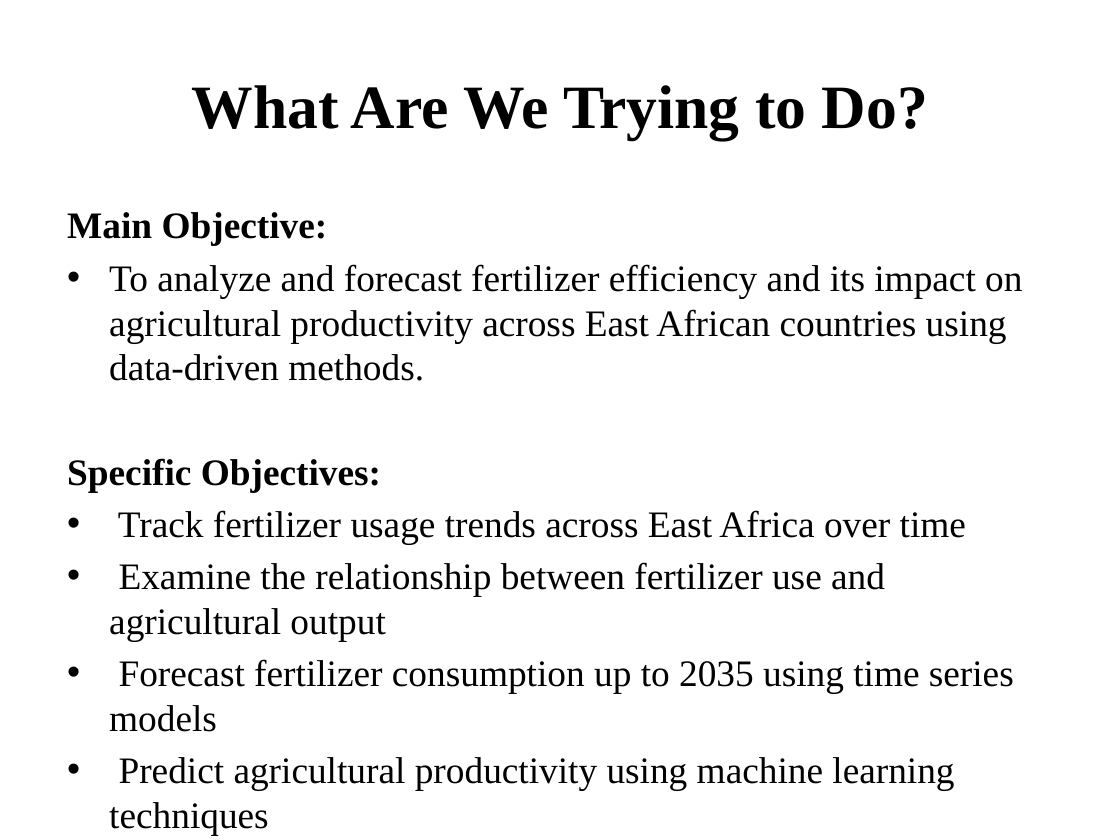
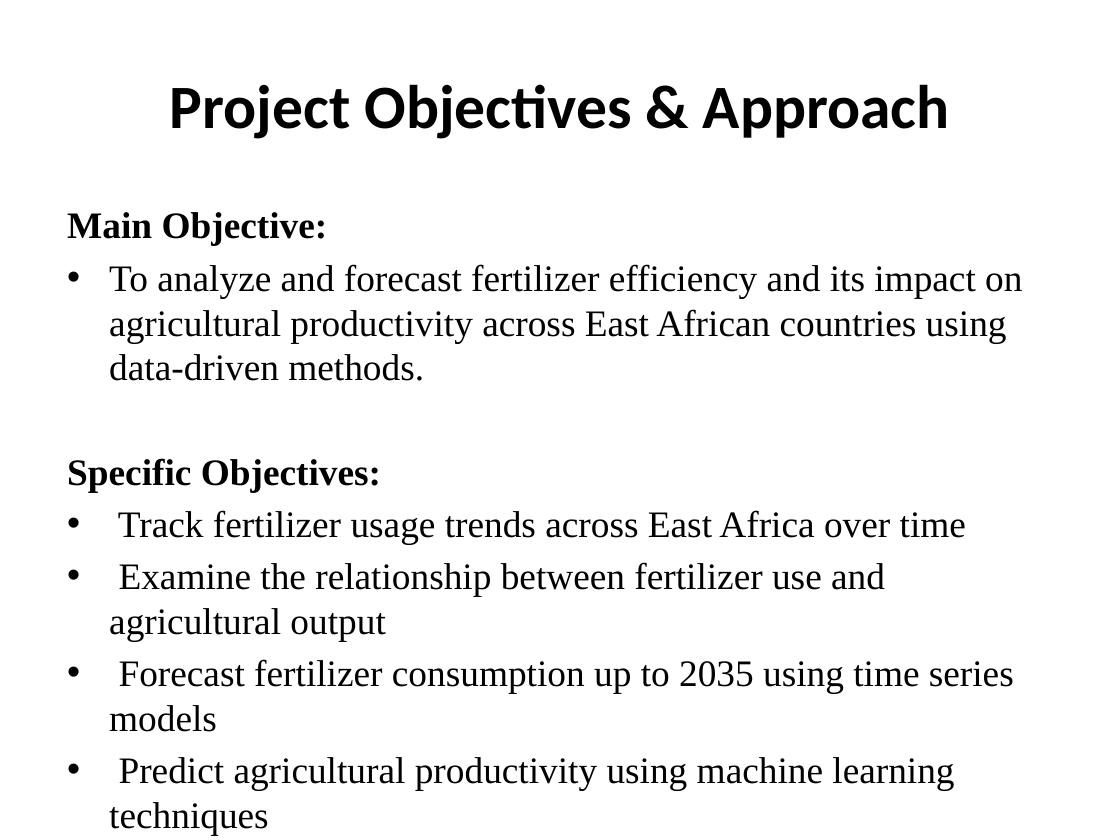
Before and after one commit to Rodgerdev/east-africa-fertilizer-project, a slide deck: slide 4 of East_Africa_Fertilizer_Presentation.pptx. Drawn at 1120x840 pixels with LibreOffice and Linux fonts; fonts in the diff are those of the drawing; background and template pictures are left out. Boxes give left, top, right and bottom in pixels: in the first picture for what was removed or moved away, otherwise in the second. Text is boxed around its words. In the diff, an @@ line names an element or a change of style, - is before the commit and + after.

```diff
--- a/East_Africa_Fertilizer_Presentation.pptx
+++ b/East_Africa_Fertilizer_Presentation.pptx
@@ title at (170, 84, 950, 139): text changed; font Times New Roman to Calibri @@
-What Are We Trying to Do?
+Project Objectives & Approach
```
Also in this commit, not shown: 6 other slides changed, 7 slides added, 2 slides removed.
